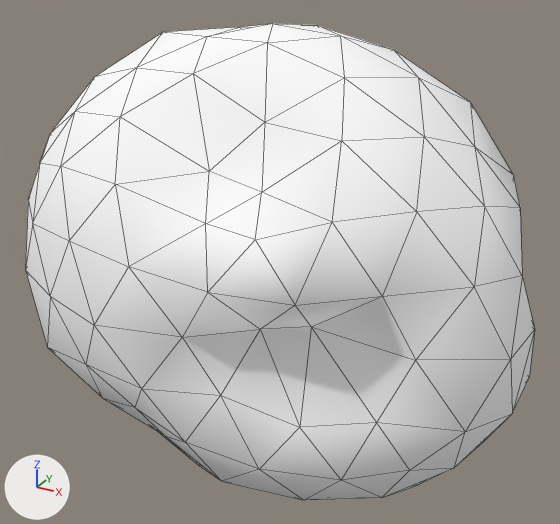
Two versions of the glTF model assets/asteroids/asteroid_sml_03.glb, one commit apart.
Both versions are drawn from a 50 mm camera at (1.68, -3.0, 1.55) aimed at (0.02, 0.02, 0.04). Every picture has the same lights, and +X, +Y and +Z are marked at lower left. The picture after the commit comes second. Mesh edges are drawn as thin lines. Vertices at exactly the same position are counted once.

Objects in the first picture: 'asteroid_sml_03'.
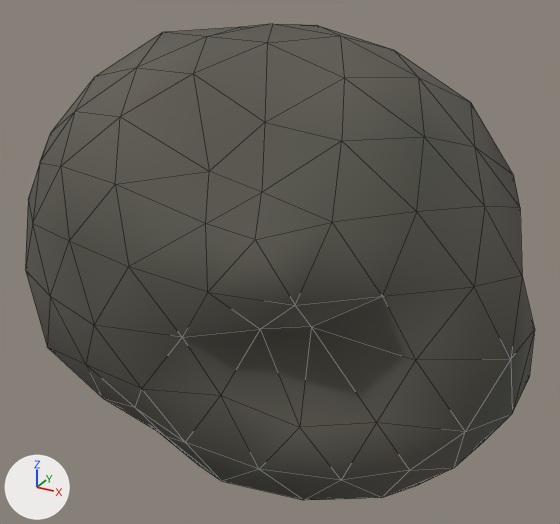
Where the change shows, as pixel boxes [x1, y1, x2, y2] in the pictures (560 x 524 px):
'asteroid_sml_03', recoloured (darker): [25, 24, 535, 500] in both

What changed in the scene script:
```text
Change mat_rock_asteroid_sml_03:
    where n0 = _N.new('ShaderNodeBsdfPrincipled'); n0.name = 'Principled BSDF'
    remove n0.inputs[0].default_value = (1.0, 1.0, 1.0, 1.0)  # 'Base Color', white #ffffff
    n0.inputs[1].default_value: 0.000958 -> 0.0269  # 'Metallic'
    n0.inputs[2].default_value: 0.854 -> 0.883  # 'Roughness'
    add n2 = _N.new('ShaderNodeVertexColor'); n2.name = 'Color Attribute'
    add _L.new(n2.outputs[0], n0.inputs[0])  # 'Color' to 'Base Color'
Change me_icosphere:
    where me_icosphere.from_pydata(...)  # 162 vertices, 320 faces; spans x -1.24..1.24, y -0.85..0.85, z -1.13..1.15
    used by ob_asteroid_sml_03; location = (0.0, 0.0, 0.0)
    me_icosphere part 1: vertex colours changed
```
